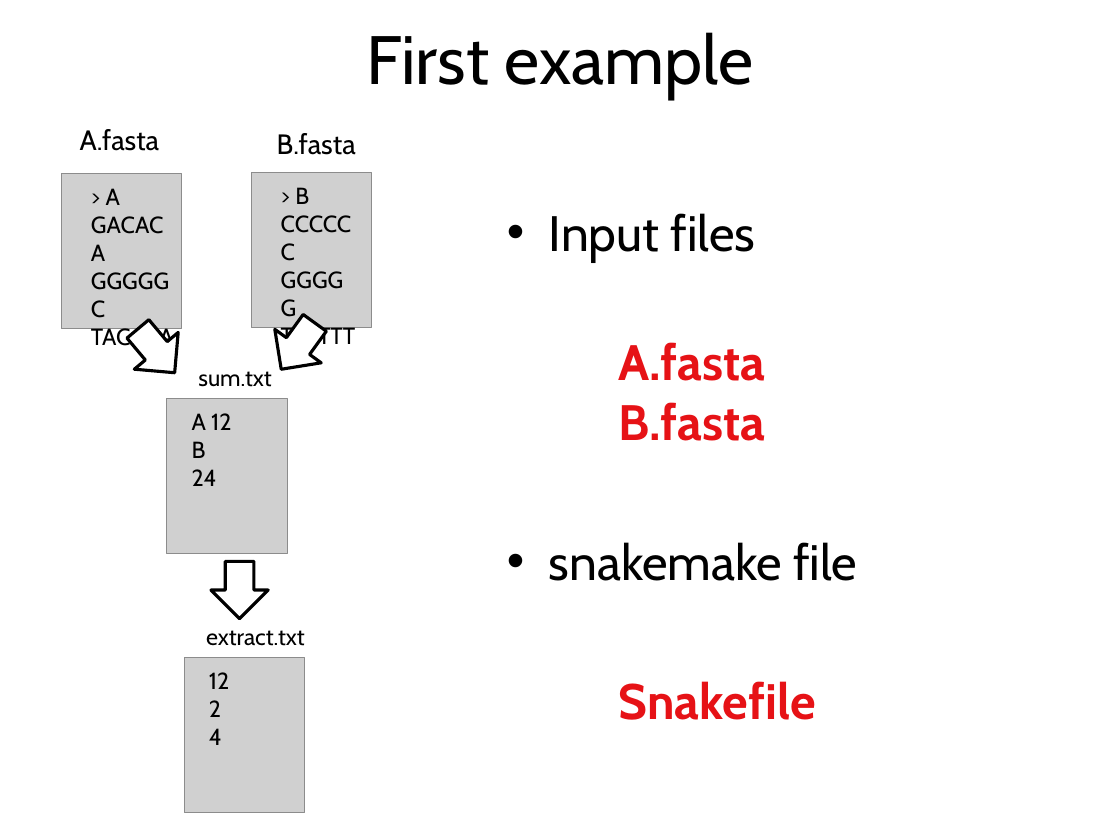
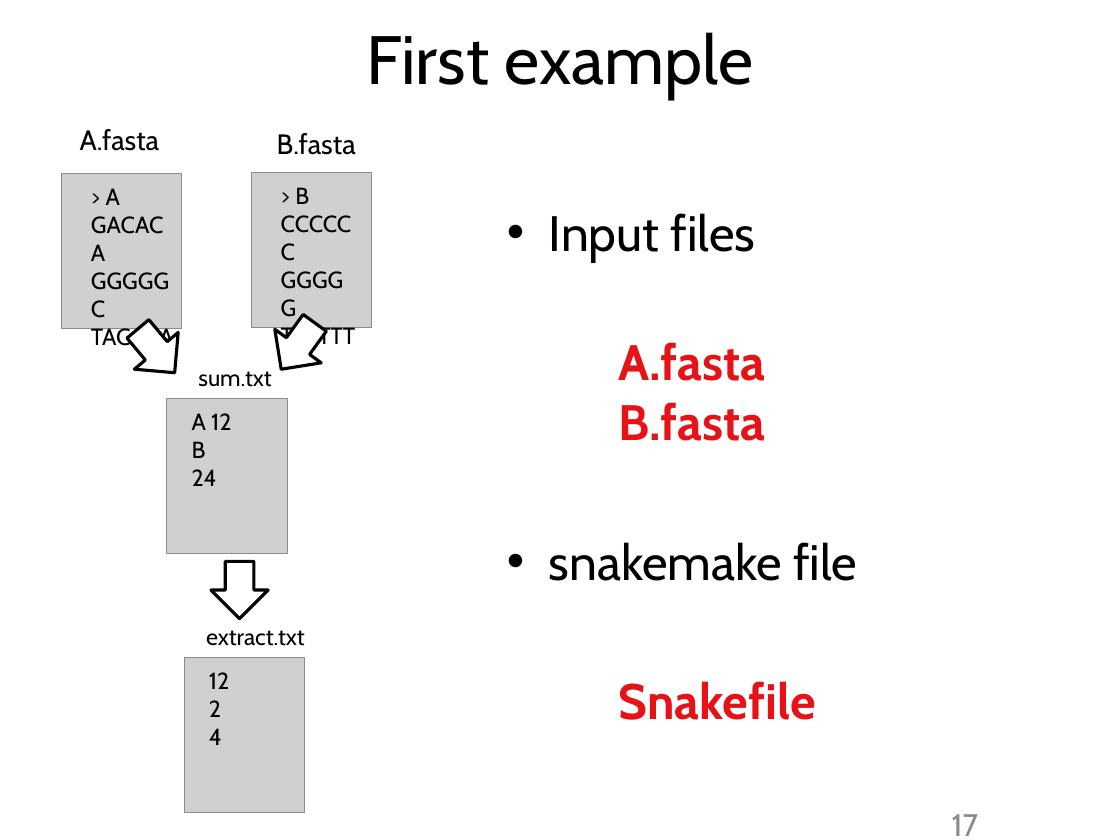
Before and after one commit to tobyhodges/siakemake-tutorial, a slide deck: slide 17 of Snakemake-introduction.pptx. Drawn at 1120x840 pixels with LibreOffice and Linux fonts; fonts in the diff are those of the drawing; grey boxes stand for pictures; background and template pictures are left out. Boxes give left, top, right and bottom in pixels: in the first picture for what was removed or moved away, otherwise in the second. Text is boxed around its words. In the diff, an @@ line names an element or a change of style, - is before the commit and + after.

```diff
--- a/Snakemake-introduction.pptx
+++ b/Snakemake-introduction.pptx
@@ page number added at bbox=[952, 814, 979, 836], 20 pt, text #8C8C8C @@
+17
```
Also in this commit, not shown: 28 other slides changed.
